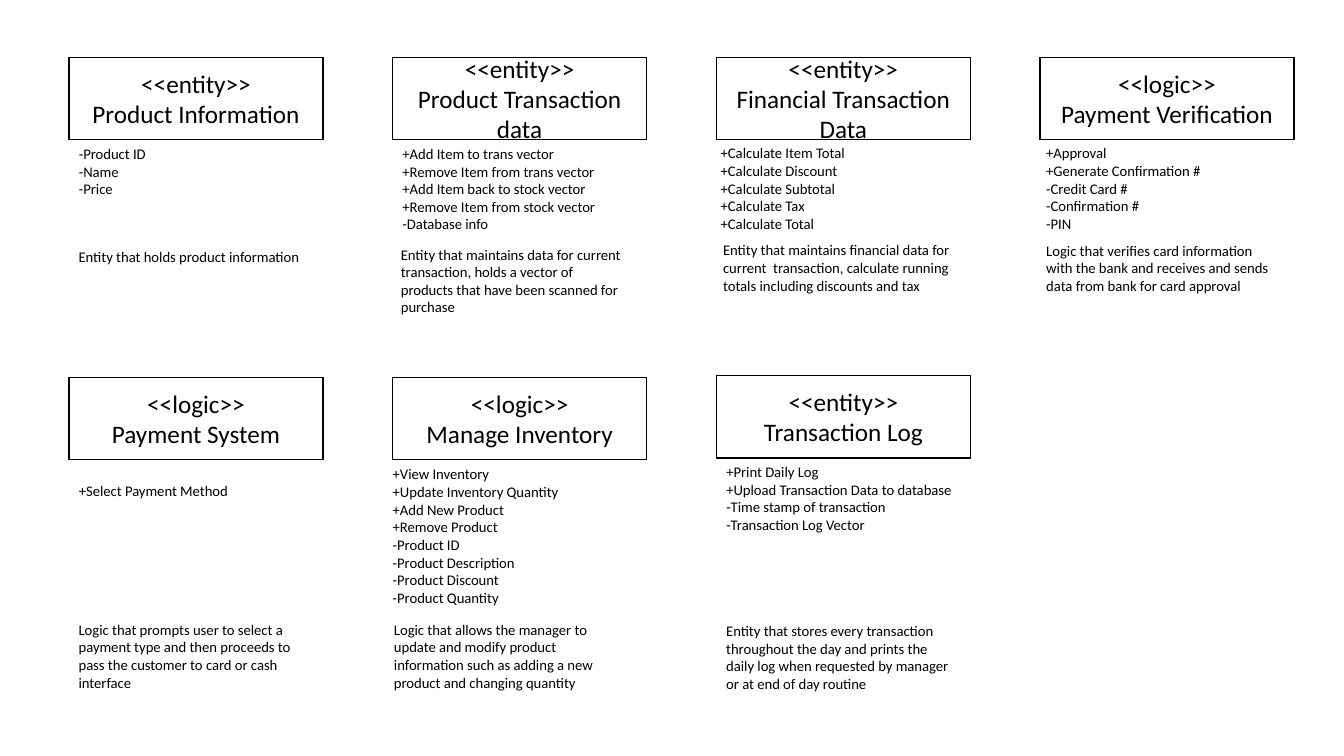
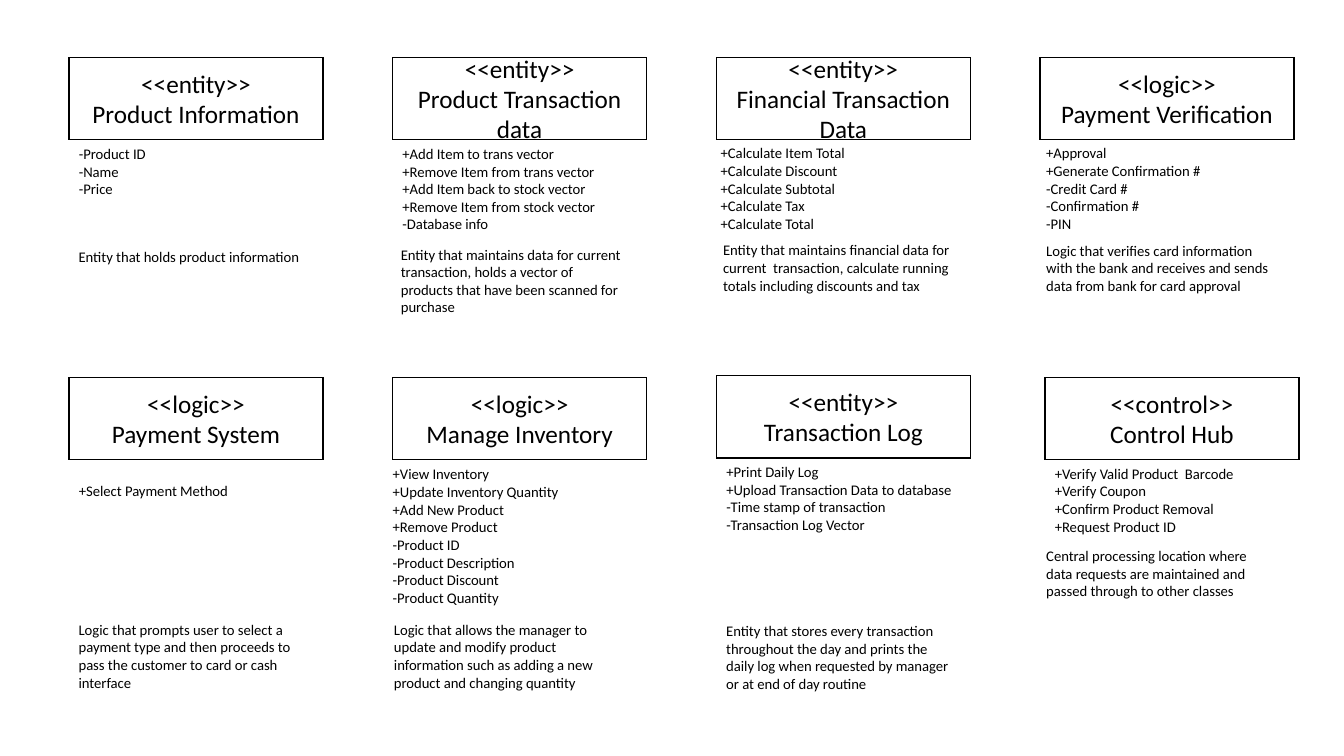
Before and after one commit to maw79/ExcServer, a slide deck: slide 12 of CSENG_PPT.pptx. Drawn at 1344x756 pixels with LibreOffice and Linux fonts; fonts in the diff are those of the drawing. Boxes give left, top, right and bottom in pixels: in the first picture for what was removed or moved away, otherwise in the second. Text is boxed around its words. In the diff, an @@ line names an element or a change of style, - is before the commit and + after.

```diff
--- a/CSENG_PPT.pptx
+++ b/CSENG_PPT.pptx
@@ rectangle added at (1046,377,1300,460), fill #FFFFFF, outline #000000 1 pt, 18 pt, text #000000 @@
+<<control>>
+Control Hub
@@ text added at (1055,468,1234,535), 10.5 pt, text #000000 @@
++Verify Valid Product Barcode
++Verify Coupon
++Confirm Product Removal
++Request Product ID
@@ text added at (1046,550,1247,599), 10.5 pt, text #000000 @@
+Central processing location where data requests are maintained and passed through to other classes
```
Also in this commit, not shown: 1 other slide changed, 1 slide added.
